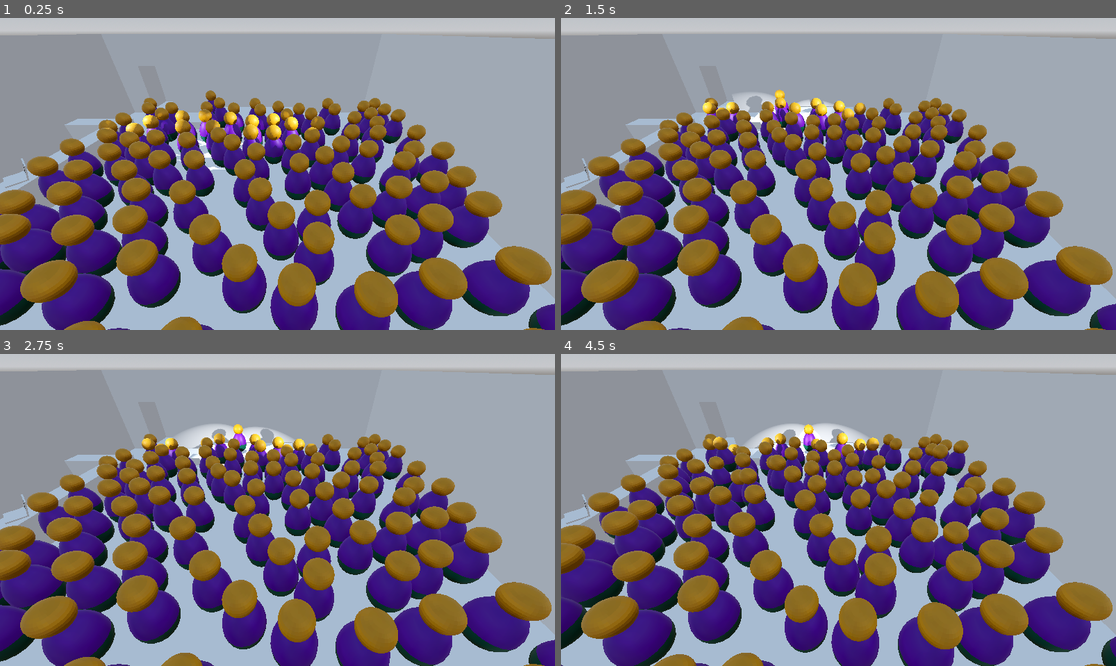
Above: before the commit, frames 1-4 (two rows, left to right).
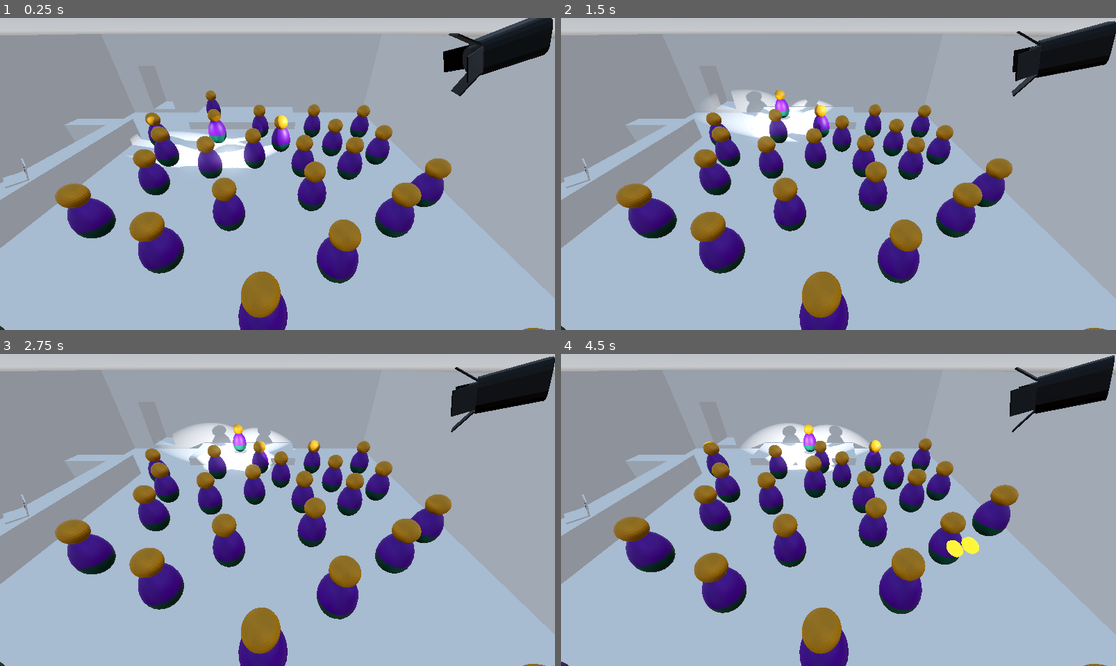
Above: after the commit, the same moments.

Repository: ChrisWhatever1980/ggj24-funny-business
Game: Godot game, scene res://scenes/building.tscn
Two runs of this game, one before a commit and one after it. Both use one fixed random seed, a clock stepped at 60 frames per second and the inputs below. The project has no main scene, so this scene is started directly.
Inputs (mouse positions are in pixels of both pictures, inside the frame that each line leads up to):
- Up to frame 1 (0.25 s): no input
- Up to frame 2 (1.5 s): move the mouse to (960, 158) at 0.52 s; click (960, 158) at 0.67 s; drag from (727, 189) to (810, 236) at 1.27 s
- Up to frame 3 (2.75 s): move the mouse to (333, 441) at 2.02 s; click (333, 441) at 2.17 s
- Up to frame 4 (4.5 s): drag from (810, 572) to (672, 463) at 2.77 s; move the mouse to (1005, 556) at 3.52 s; click (1005, 556) at 3.67 s; drag from (672, 463) to (755, 432) at 4.27 s

The runs differ from the first frame. In frame 1, 51% of the frame differs, in the area x 0-100%, y 0-100%; in frame 2, 51%; in frame 3, 51%; in frame 4, 51%.

Commit message:
Added particle effect kaching sound for collecting money spotlight model

Diff:
--- a/dev/game_events.gd
+++ b/dev/game_events.gd
@@ -2,6 +2,8 @@
 
 
 signal audience_react
+signal spawn_coin
+signal increase_money
 
 
 func connect_event(_signal: String, target: Object, method: String, binds: Array = [  ], flags: int = 0):
--- a/dev/scenes/building.gd
+++ b/dev/scenes/building.gd
@@ -2,9 +2,16 @@
 
 
 @export var GuestScene:PackedScene
+@export var CoinScene:PackedScene
+
+
+var money = 0
 
 
 func _ready():
+
+	GameEvents.connect_event("spawn_coin", self, "on_spawn_coin")
+	GameEvents.connect_event("increase_money", self, "on_increase_money")
 
 	var pos = $comedy_club/FloorArea.position
 	var size = $comedy_club/FloorArea/CollisionShape3D.shape.size
@@ -12,7 +19,7 @@
 	print(str(floor_rect))
 
 	var sampling = PoissonDiscSampling.new()
-	var points = sampling.generate_2d_points(2.0, floor_rect, 5)
+	var points = sampling.generate_2d_points(4.0, floor_rect, 5)
 	print("Points: " + str(points.size()))
 	var num_guests = points.size()
 	for g in num_guests:
@@ -24,6 +31,26 @@
 		points.erase(point)
 
 
+func on_increase_money():
+	money += 1
+	match randi_range(0, 2):
+		0:
+			$MoneyEarnedAudio0.play()
+		1:
+			$MoneyEarnedAudio1.play()
+		2:
+			$MoneyEarnedAudio2.play()
+	print("Money: " + str(money))
+
+
+func on_spawn_coin(pos):
+	var new_coin = CoinScene.instantiate()
+	add_child(new_coin)
+	new_coin.position = pos
+	var rand_dir = Vector3(randf_range(-1, 1), 5.0, randf_range(-1, 1)) * 2.0
+	new_coin.apply_impulse(rand_dir)
+
+
 func _process(delta):
 	pass
 
--- a/dev/scenes/building.tscn
+++ b/dev/scenes/building.tscn
@@ -1,13 +1,17 @@
-[gd_scene load_steps=17 format=3 uid="uid://4xkgb6wyhpkb"]
+[gd_scene load_steps=21 format=3 uid="uid://4xkgb6wyhpkb"]
 
 [ext_resource type="Script" path="res://scenes/building.gd" id="1_no7ks"]
 [ext_resource type="PackedScene" uid="uid://bdlhljeuhdyc0" path="res://models/comedy_club.glb" id="1_xfk75"]
 [ext_resource type="PackedScene" uid="uid://bbyus2y643rp0" path="res://models/bar.glb" id="2_5gooh"]
 [ext_resource type="PackedScene" uid="uid://de25e4whii3qa" path="res://scenes/guest.tscn" id="2_idpge"]
+[ext_resource type="PackedScene" uid="uid://ii7lpcj3odym" path="res://scenes/coin.tscn" id="3_e5f0h"]
 [ext_resource type="PackedScene" uid="uid://c4fuk2e1l2kf1" path="res://models/stage.glb" id="3_lcvpm"]
 [ext_resource type="PackedScene" uid="uid://b54hgw30ohhce" path="res://scenes/comedian.tscn" id="4_xt4gv"]
-[ext_resource type="Script" path="res://scenes/SpotLight.gd" id="7_fetvf"]
+[ext_resource type="PackedScene" uid="uid://dh1iy0je7c6l7" path="res://scenes/spot_light.tscn" id="8_3sd2r"]
 [ext_resource type="PackedScene" uid="uid://xw4q52xtmcl5" path="res://scenes/laptop.tscn" id="8_6tjwg"]
+[ext_resource type="AudioStream" uid="uid://cuevafyfretln" path="res://audio/kaching_0.ogg" id="10_7w2yh"]
+[ext_resource type="AudioStream" uid="uid://gkkwi1qrw4pg" path="res://audio/kaching_1.ogg" id="11_ganae"]
+[ext_resource type="AudioStream" uid="uid://w6tn87txnwy" path="res://audio/kaching_2.ogg" id="12_m7fqk"]
 
 [sub_resource type="ProceduralSkyMaterial" id="ProceduralSkyMaterial_dldv6"]
 sky_horizon_color = Color(0.64625, 0.65575, 0.67075, 1)
@@ -21,9 +25,11 @@
 sky = SubResource("Sky_ch7u4")
 tonemap_mode = 2
 glow_enabled = true
+fog_light_color = Color(0, 0, 0, 1)
+volumetric_fog_enabled = true
 
 [sub_resource type="BoxShape3D" id="BoxShape3D_321s7"]
-size = Vector3(30, 1, 30)
+size = Vector3(25.1349, 1, 24.0544)
 
 [sub_resource type="BoxShape3D" id="BoxShape3D_4hxpl"]
 size = Vector3(40.096, 1.3125, 40.278)
@@ -69,6 +75,7 @@
 [node name="Building" type="Node3D"]
 script = ExtResource("1_no7ks")
 GuestScene = ExtResource("2_idpge")
+CoinScene = ExtResource("3_e5f0h")
 
 [node name="WorldEnvironment" type="WorldEnvironment" parent="."]
 environment = SubResource("Environment_nsomo")
@@ -79,6 +86,7 @@
 transform = Transform3D(1, 0, 0, 0, 1, 0, 0, 0, 1, 3.41723, 0, 3.68695)
 
 [node name="CollisionShape3D" type="CollisionShape3D" parent="comedy_club/FloorArea"]
+transform = Transform3D(1, 0, 0, 0, 1, 0, 0, 0, 1, -0.0375366, 0, 0.347046)
 shape = SubResource("BoxShape3D_321s7")
 
 [node name="bar" parent="." instance=ExtResource("2_5gooh")]
@@ -96,22 +104,12 @@
 [node name="AudioListener3D" type="AudioListener3D" parent="Camera3D"]
 current = true
 
-[node name="SpotLight" type="SpotLight3D" parent="." node_paths=PackedStringArray("Target")]
-transform = Transform3D(0.60042, -0.299567, 0.741455, 0, 0.927184, 0.374607, -0.799685, -0.224921, 0.5567, 18.2379, 12.911, 0)
-light_energy = 20.0
-shadow_enabled = true
-spot_range = 44.2914
-spot_angle = 10.0
-script = ExtResource("7_fetvf")
+[node name="SpotLight" parent="." node_paths=PackedStringArray("Target") instance=ExtResource("8_3sd2r")]
+transform = Transform3D(0.562878, -0.347653, 0.74987, 0.246251, 0.936576, 0.249369, -0.789005, 0.0442921, 0.612788, 17, 10, 0)
 Target = NodePath("../Comedian")
 
-[node name="SpotLight2" type="SpotLight3D" parent="." node_paths=PackedStringArray("Target")]
-transform = Transform3D(0.692143, 0.270376, -0.669204, 0, 0.927184, 0.374607, 0.72176, -0.259281, 0.641744, -18.1877, 12.911, 0)
-light_energy = 20.0
-shadow_enabled = true
-spot_range = 44.2914
-spot_angle = 10.0
-script = ExtResource("7_fetvf")
+[node name="SpotLight2" parent="." node_paths=PackedStringArray("Target") instance=ExtResource("8_3sd2r")]
+transform = Transform3D(0.810665, 0.282474, -0.512864, -0.0825597, 0.922323, 0.377496, 0.57966, -0.263681, 0.771017, -14.7558, 10, 0)
 Target = NodePath("../Comedian")
 
 [node name="Timer" type="Timer" parent="."]
@@ -133,4 +131,13 @@
 [node name="Laptop" parent="." instance=ExtResource("8_6tjwg")]
 transform = Transform3D(0.788043, 0, -0.61562, 0, 1, 0, 0.61562, 0, 0.788043, -14.392, 2.7058, 2.72985)
 
+[node name="MoneyEarnedAudio0" type="AudioStreamPlayer3D" parent="."]
+stream = ExtResource("10_7w2yh")
+
+[node name="MoneyEarnedAudio1" type="AudioStreamPlayer3D" parent="."]
+stream = ExtResource("11_ganae")
+
+[node name="MoneyEarnedAudio2" type="AudioStreamPlayer3D" parent="."]
+stream = ExtResource("12_m7fqk")
+
 [connection signal="timeout" from="Timer" to="." method="_on_timer_timeout"]
--- a/dev/scenes/coin.gd
+++ b/dev/scenes/coin.gd
@@ -12,4 +12,11 @@
 
 
 func _on_area_3d_input_event(camera, event, position, normal, shape_idx):
-	pass
+	if event is InputEventMouseButton:
+		if event.button_index == MOUSE_BUTTON_LEFT:
+			if event.pressed:
+				GameEvents.emit_signal("increase_money")
+				$MeshInstance3D.visible = false
+				$GPUParticles3D.emitting = true
+				await get_tree().create_timer(1.0).timeout
+				queue_free()
--- a/dev/scenes/coin.tscn
+++ b/dev/scenes/coin.tscn
@@ -1,6 +1,10 @@
-[gd_scene load_steps=8 format=3 uid="uid://ii7lpcj3odym"]
+[gd_scene load_steps=18 format=3 uid="uid://ii7lpcj3odym"]
 
 [ext_resource type="Script" path="res://scenes/coin.gd" id="1_dg68g"]
+[ext_resource type="Texture2D" uid="uid://dn6bxiswqdxjb" path="res://addons/kenney_particle_pack/circle_03.png" id="2_nu2p0"]
+
+[sub_resource type="PhysicsMaterial" id="PhysicsMaterial_snevw"]
+bounce = 1.0
 
 [sub_resource type="CylinderMesh" id="CylinderMesh_m24ee"]
 height = 0.1
@@ -48,8 +52,53 @@
 }
 
 [sub_resource type="BoxShape3D" id="BoxShape3D_l5cdv"]
+size = Vector3(1.5, 1.5, 1.5)
 
-[node name="Coin" type="Node3D"]
+[sub_resource type="BoxShape3D" id="BoxShape3D_moc27"]
+
+[sub_resource type="Curve" id="Curve_r0sii"]
+_data = [Vector2(0, 1), 0.0, 0.0, 0, 0, Vector2(1, 0), 0.0, 0.0, 0, 0]
+point_count = 2
+
+[sub_resource type="CurveTexture" id="CurveTexture_b41lw"]
+curve = SubResource("Curve_r0sii")
+
+[sub_resource type="Curve" id="Curve_b2shb"]
+_data = [Vector2(0, 1), 0.0, 0.0, 0, 0, Vector2(1, 0), 0.0, 0.0, 0, 0]
+point_count = 2
+
+[sub_resource type="CurveTexture" id="CurveTexture_r5exl"]
+curve = SubResource("Curve_b2shb")
+
+[sub_resource type="ParticleProcessMaterial" id="ParticleProcessMaterial_jcyaa"]
+direction = Vector3(1, 1, 1)
+spread = 180.0
+initial_velocity_min = 5.0
+initial_velocity_max = 5.0
+gravity = Vector3(0, 0, 0)
+scale_curve = SubResource("CurveTexture_r5exl")
+alpha_curve = SubResource("CurveTexture_b41lw")
+
+[sub_resource type="StandardMaterial3D" id="StandardMaterial3D_aia0k"]
+transparency = 1
+shading_mode = 0
+vertex_color_use_as_albedo = true
+albedo_texture = ExtResource("2_nu2p0")
+billboard_mode = 3
+billboard_keep_scale = true
+particles_anim_h_frames = 1
+particles_anim_v_frames = 1
+particles_anim_loop = false
+
+[sub_resource type="QuadMesh" id="QuadMesh_jj6tq"]
+material = SubResource("StandardMaterial3D_aia0k")
+
+[node name="Coin" type="RigidBody3D"]
+axis_lock_angular_x = true
+axis_lock_angular_y = true
+axis_lock_angular_z = true
+physics_material_override = SubResource("PhysicsMaterial_snevw")
+gravity_scale = 3.0
 script = ExtResource("1_dg68g")
 
 [node name="MeshInstance3D" type="MeshInstance3D" parent="."]
@@ -69,4 +118,18 @@
 transform = Transform3D(1, 0, 0, 0, 1, 0, 0, 0, 1, 0, 0.593381, 0)
 shape = SubResource("BoxShape3D_l5cdv")
 
+[node name="CollisionShape3D" type="CollisionShape3D" parent="."]
+transform = Transform3D(1, 0, 0, 0, 1, 0, 0, 0, 1, 0, 0.594838, 0)
+shape = SubResource("BoxShape3D_moc27")
+
+[node name="GPUParticles3D" type="GPUParticles3D" parent="."]
+transform = Transform3D(1, 0, 0, 0, 1, 0, 0, 0, 1, 0, 0.602987, 0)
+emitting = false
+lifetime = 0.5
+one_shot = true
+explosiveness = 1.0
+visibility_aabb = AABB(-16.1107, -13.3113, -13.5274, 32.2214, 26.6227, 27.0549)
+process_material = SubResource("ParticleProcessMaterial_jcyaa")
+draw_pass_1 = SubResource("QuadMesh_jj6tq")
+
 [connection signal="input_event" from="Area3D" to="." method="_on_area_3d_input_event"]
--- a/dev/scenes/guest.gd
+++ b/dev/scenes/guest.gd
@@ -2,6 +2,8 @@
 
 
 var humor_modifier = 0
+var max_amusement = 2
+var tip_probability = 0.3
 
 
 # Called when the node enters the scene tree for the first time.
@@ -25,6 +27,10 @@
 			print("rofl")
 			$AnimationPlayer.play("rofl")
 
+	if guest_react == max_amusement and randf() <= tip_probability:
+		for c in range(0, randi_range(1, 2)):
+			GameEvents.emit_signal("spawn_coin", position)
+
 
 func on_audience_rofl():
 	await get_tree().create_timer(randf()).timeout
--- /dev/null
+++ b/dev/scenes/spot_light.tscn
@@ -0,0 +1,25 @@
+[gd_scene load_steps=4 format=3 uid="uid://dh1iy0je7c6l7"]
+
+[ext_resource type="Script" path="res://scenes/SpotLight.gd" id="1_mxjfv"]
+[ext_resource type="PackedScene" uid="uid://dk1mgct34fsl2" path="res://models/spotlight.glb" id="2_6cjtu"]
+
+[sub_resource type="FogMaterial" id="FogMaterial_1htra"]
+density = 0.3513
+emission = Color(0.607843, 0.607843, 0.607843, 1)
+edge_fade = 0.3605
+
+[node name="SpotLight" type="SpotLight3D"]
+transform = Transform3D(1, 0, 0, 0, 1, 0, 0, 0, 1, 0, 0, 0)
+light_energy = 20.0
+shadow_enabled = true
+spot_range = 44.2914
+spot_angle = 10.0
+script = ExtResource("1_mxjfv")
+
+[node name="spotlight" parent="." instance=ExtResource("2_6cjtu")]
+
+[node name="FogVolume" type="FogVolume" parent="."]
+transform = Transform3D(1, 0, 0, 0, -4.37114e-08, -1, 0, 1, -4.37114e-08, 0, 0, -10.0899)
+size = Vector3(5, 20, 5)
+shape = 1
+material = SubResource("FogMaterial_1htra")
--- /dev/null
+++ b/dev/tests/CoinTest.gd
@@ -0,0 +1,9 @@
+extends Node3D
+
+
+func _on_timer_timeout():
+	var new_coin = preload("res://scenes/coin.tscn").instantiate()
+	add_child(new_coin)
+	new_coin.position = Vector3.ZERO
+	var rand_dir = Vector3(randf_range(-1, 1), 5.0, randf_range(-1, 1)) * 2.0
+	new_coin.apply_impulse(rand_dir)
--- /dev/null
+++ b/dev/tests/coin_test.tscn
@@ -0,0 +1,34 @@
+[gd_scene load_steps=4 format=3 uid="uid://b61yaa6l4cwki"]
+
+[ext_resource type="Script" path="res://tests/CoinTest.gd" id="1_1b4ti"]
+
+[sub_resource type="BoxShape3D" id="BoxShape3D_d3j51"]
+size = Vector3(20, 1, 20)
+
+[sub_resource type="BoxMesh" id="BoxMesh_ivgbj"]
+size = Vector3(20, 1, 20)
+
+[node name="CoinTest" type="Node3D"]
+script = ExtResource("1_1b4ti")
+
+[node name="StaticBody3D" type="StaticBody3D" parent="."]
+transform = Transform3D(1, 0, 0, 0, 1, 0, 0, 0, 1, 0, -0.5, 0)
+
+[node name="CollisionShape3D" type="CollisionShape3D" parent="StaticBody3D"]
+shape = SubResource("BoxShape3D_d3j51")
+
+[node name="MeshInstance3D" type="MeshInstance3D" parent="StaticBody3D"]
+mesh = SubResource("BoxMesh_ivgbj")
+
+[node name="Camera3D" type="Camera3D" parent="."]
+transform = Transform3D(1, 0, 0, 0, 0.398573, 0.917137, 0, -0.917137, 0.398573, 0, 12.0736, 9.30711)
+
+[node name="DirectionalLight3D" type="DirectionalLight3D" parent="."]
+transform = Transform3D(1, 0, 0, 0, 0.907748, 0.419515, 0, -0.419515, 0.907748, 0, 7, 0)
+shadow_enabled = true
+
+[node name="Timer" type="Timer" parent="."]
+wait_time = 0.6
+autostart = true
+
+[connection signal="timeout" from="Timer" to="." method="_on_timer_timeout"]
Not shown, added: dev/addons/kenney_particle_pack/LICENSE.txt
Binary file added: dev/addons/kenney_particle_pack/circle_01.png
Not shown, added: dev/addons/kenney_particle_pack/circle_01.png.import
Binary file added: dev/addons/kenney_particle_pack/circle_02.png
Not shown, added: dev/addons/kenney_particle_pack/circle_02.png.import
Binary file added: dev/addons/kenney_particle_pack/circle_03.png
Not shown, added: dev/addons/kenney_particle_pack/circle_03.png.import
Binary file added: dev/addons/kenney_particle_pack/circle_04.png
Not shown, added: dev/addons/kenney_particle_pack/circle_04.png.import
Binary file added: dev/addons/kenney_particle_pack/circle_05.png
Not shown, added: dev/addons/kenney_particle_pack/circle_05.png.import
Binary file added: dev/addons/kenney_particle_pack/dirt_01.png
(and 194 more such lines)
